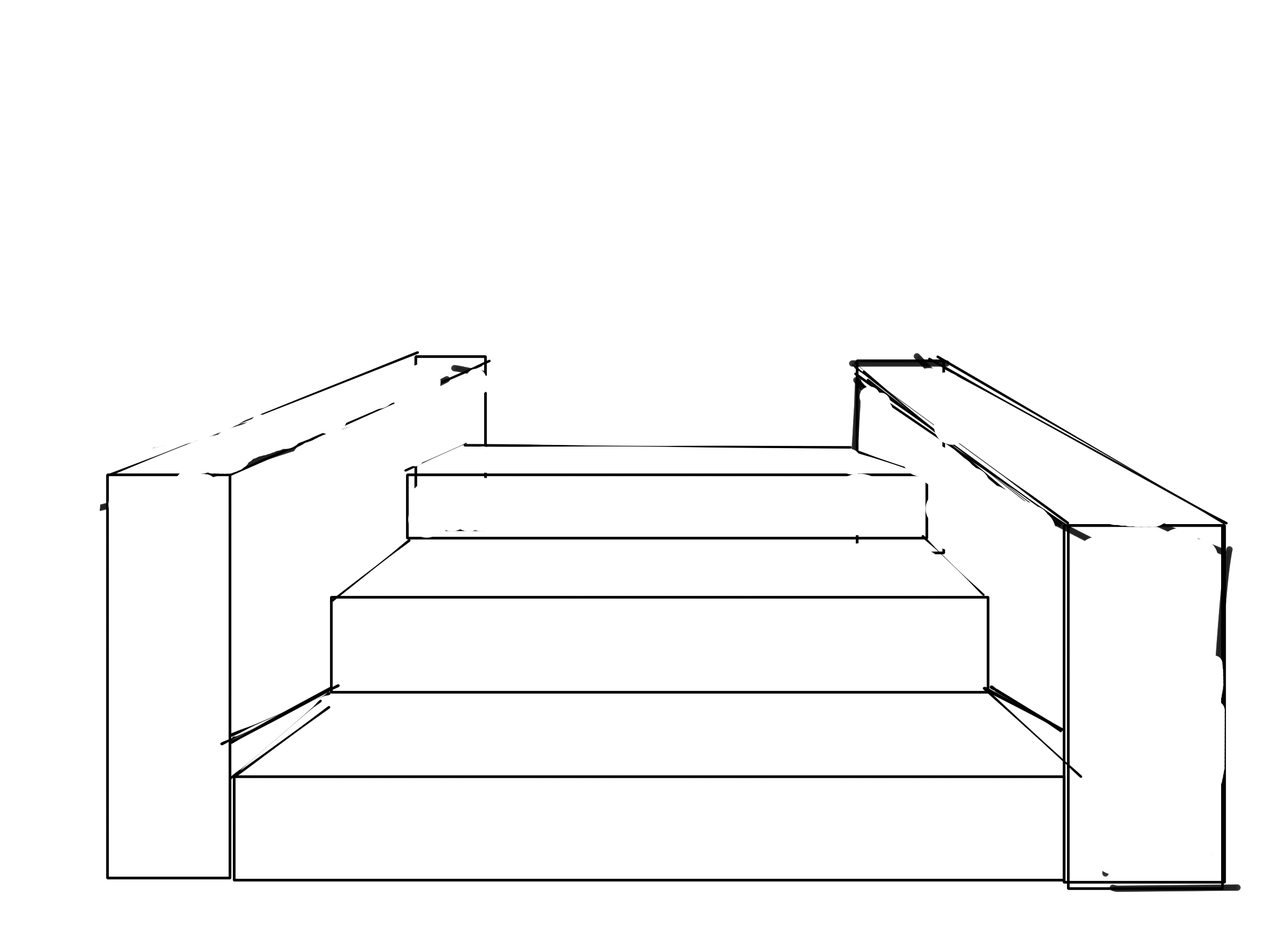
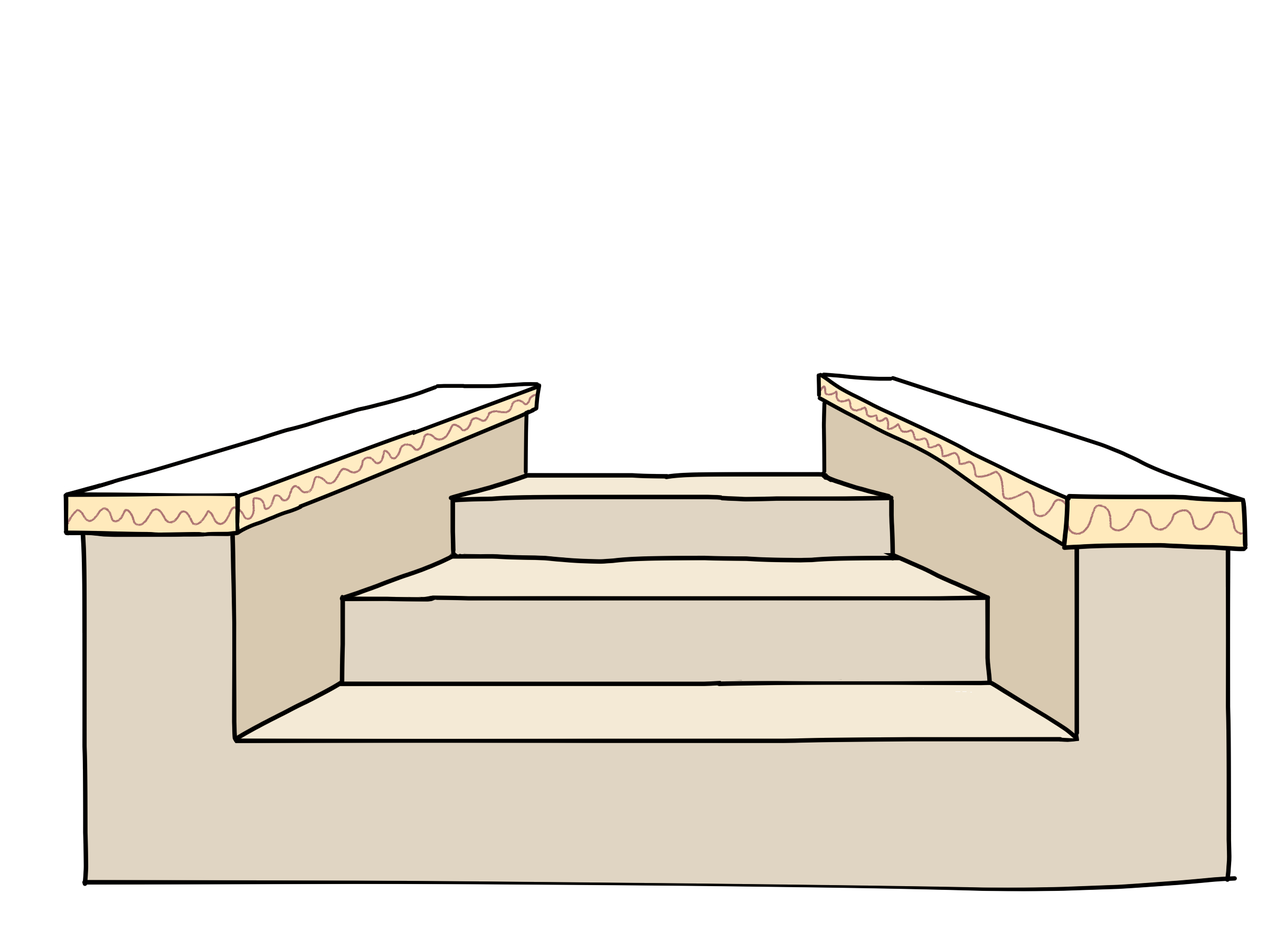
Comparing the layer stacks of the two (1267, 950) images. Changes:
added layer "Warstwa 8" above "Warstwa 9" over bbox(63, 371, 1248, 892)
added layer "Warstwa 9" above "Warstwa 10" over bbox(63, 350, 1248, 541)
added layer "Warstwa 10" above "Warstwa 7" over bbox(63, 350, 1248, 892)
hid "Warstwa 7" (2nd of 2), painted on it over bbox(63, 350, 1248, 892)
hid "Kopia Warstwa 2", painted on it over bbox(63, 350, 1248, 892)
